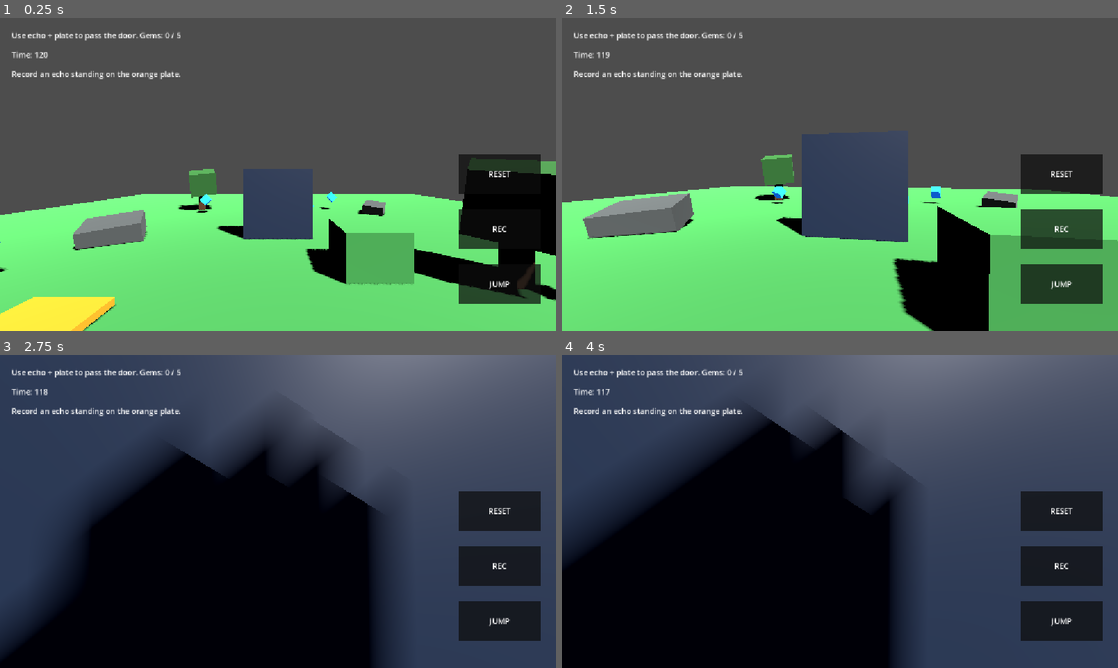
Above: before the commit, frames 1-4 (two rows, left to right).
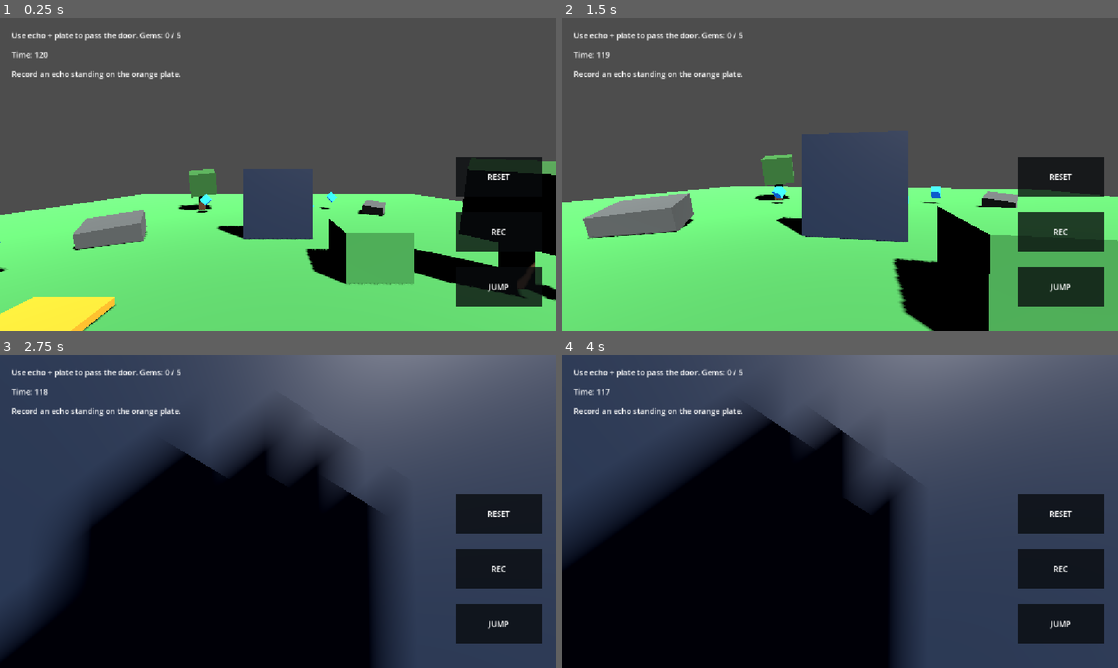
Above: after the commit, the same moments.

Repository: tan15hacks/lowpoly-android
Game: Godot game, scene res://scenes/main.tscn
Same seed, same stepped clock (60 frames per second), same inputs: the game is played once before the commit and once after it.
Inputs (mouse positions are in pixels of both pictures, inside the frame that each line leads up to):
- Up to frame 1 (0.25 s): no input
- Up to frame 2 (1.5 s): move the mouse to (867, 174) at 0.52 s; hold W (move_forward) from 0.53 s (still down); tap Space (jump) at 0.6, 0.77, 1.07, 1.35 s; move the mouse to (812, 174) at 1.27 s
- Up to frame 3 (2.75 s): keep holding W (move_forward); tap Space (jump) at 1.52, 1.82, 2.1 s; move the mouse to (289, 505) at 2.02 s
- Up to frame 4 (4 s): keep holding W (move_forward); move the mouse to (834, 517) at 2.77 s; tap Space (jump) at 2.85, 3.02, 3.32, 3.6, 3.77 s; move the mouse to (878, 514) at 3.52 s

The runs differ from the first frame. In frame 1, 0.8% of the frame differs, in the area x 82-98%, y 43-93%; in frame 2, 1.3%; in frame 3, 1.3%; in frame 4, 1.3%.

Commit message:
Polish mobile controls layout and look sensitivity

Diff:
--- a/lowpoly-android/scripts/mobile_controls.gd
+++ b/lowpoly-android/scripts/mobile_controls.gd
@@ -6,8 +6,8 @@
 signal record_pressed
 signal reset_pressed
 
-@export var joystick_radius: float = 95.0
-@export var look_sensitivity: float = 0.009
+@export var joystick_radius: float = 105.0
+@export var look_sensitivity: float = 0.0075
 
 var move_touch_id: int = -1
 var look_touch_id: int = -1
@@ -52,13 +52,13 @@
 		if reset_rect.has_point(event.position):
 			reset_pressed.emit()
 			return
-		if event.position.x < screen_size.x * 0.5 and move_touch_id == -1:
+		if event.position.x < screen_size.x * 0.52 and move_touch_id == -1:
 			move_touch_id = event.index
 			move_center = event.position
 			joystick_base.position = move_center - joystick_base.size * 0.5
 			joystick_base.visible = true
 			_update_joystick(event.position)
-		elif event.position.x >= screen_size.x * 0.5 and look_touch_id == -1:
+		elif event.position.x >= screen_size.x * 0.45 and look_touch_id == -1:
 			look_touch_id = event.index
 			last_look_pos = event.position
 	else:
@@ -91,10 +91,11 @@
 
 func _position_buttons() -> void:
 	var screen_size := get_viewport().get_visible_rect().size
-	var button_size := Vector2(170, 84)
-	jump_rect = Rect2(Vector2(screen_size.x - button_size.x - 32, screen_size.y - button_size.y - 55), button_size)
-	record_rect = Rect2(Vector2(screen_size.x - button_size.x - 32, screen_size.y - (button_size.y * 2.0) - 85), button_size)
-	reset_rect = Rect2(Vector2(screen_size.x - button_size.x - 32, screen_size.y - (button_size.y * 3.0) - 115), button_size)
+	var button_size := Vector2(178, 82)
+	var pad := 30.0
+	jump_rect = Rect2(Vector2(screen_size.x - button_size.x - pad, screen_size.y - button_size.y - 50), button_size)
+	record_rect = Rect2(Vector2(screen_size.x - button_size.x - pad, screen_size.y - (button_size.y * 2.0) - 82), button_size)
+	reset_rect = Rect2(Vector2(screen_size.x - button_size.x - pad, screen_size.y - (button_size.y * 3.0) - 114), button_size)
 	_apply_panel_rect(jump_panel, jump_label, jump_rect, "JUMP")
 	_apply_panel_rect(record_panel, record_label, record_rect, "REC")
 	_apply_panel_rect(reset_panel, reset_label, reset_rect, "RESET")
@@ -102,7 +103,7 @@
 func _apply_panel_rect(panel: ColorRect, label: Label, rect: Rect2, text: String) -> void:
 	panel.position = rect.position
 	panel.size = rect.size
-	panel.color = Color(0.05, 0.05, 0.05, 0.72)
+	panel.color = Color(0.03, 0.04, 0.05, 0.78)
 	label.position = Vector2.ZERO
 	label.size = rect.size
 	label.text = text
